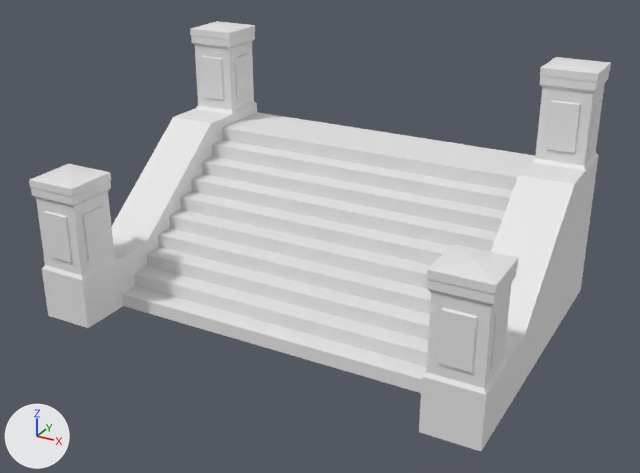
What one commit did to the FBX model Content/Game/Shapes/Stairs.FBX.
Rendered twice from a camera (50 mm lens) standing at (5.58, -10.21, 6.17) and looking at (0.1, -0.24, 1.18). Lighting does not change. The marker at lower left points along +X, +Y and +Z. Objects named as collision shapes, trigger or cutter boxes, shadow casters or lower levels of detail are left out. Where no turn or scale is listed for an object, it has been applied to the vertices. Vertices at the same position are counted once.

Objects in the first picture: 'Stairs'.
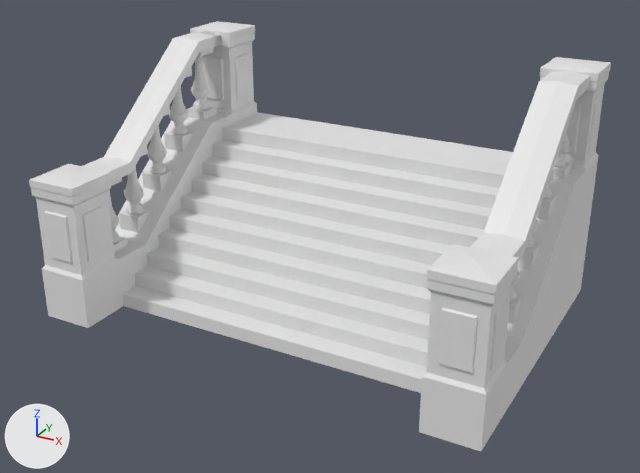
Diff of the bpy script that builds the scene:
```diff
--- a/Content/Game/Shapes/Stairs.FBX.py
+++ b/Content/Game/Shapes/Stairs.FBX.py
@@ me_mesh @@
 # used by ob_stairs; location = (0.0, 0.0, 0.0)
-me_mesh.from_pydata(...)  # 346 vertices, 628 faces; spans x -3.26..3.25, y -2.25..2.25, z 0.0..3.52
+me_mesh.from_pydata(...)  # 9566 vertices, 18940 faces; spans x -3.26..3.25, y -2.25..2.25, z 0.0..3.52
+# me_mesh part 1: a new loose piece, a box spanning x -3.08..-2.72, y -1.38..-1.03, z 0.51..0.86
+# me_mesh part 2: the loose piece of 8 vertices spanning x -2.5..2.5, y -1.2..1.49, z 0.2..0.4 is copied, and the copy is scaled about its middle by (0.07, 0.13, 0.848), then moved by (-2.9, -1.34, 1.54); it spans x -3.08..-2.72, y -1.38..-1.03, z 1.76..1.93
+# me_mesh part 3: a new loose piece, a box spanning x -3.08..-2.72, y -0.78..-0.43, z 0.74..1.09
+# me_mesh part 4: a new loose piece, a box spanning x -3.08..-2.72, y -0.18..0.17, z 1.21..1.56
+# me_mesh part 5: a new loose piece, a box spanning x -3.08..-2.72, y 0.42..0.77, z 1.67..2.02
+# me_mesh part 6: a new loose piece, a box spanning x -3.08..-2.72, y 1.02..1.37, z 1.92..2.27
+# me_mesh part 7: a new loose piece, a box spanning x -3.08..-2.72, y 1.02..1.37, z 3.17..3.32
+# me_mesh part 8: a new loose piece, a box spanning x 2.72..3.08, y -0.78..-0.43, z 0.74..1.09
+# me_mesh part 9: a new loose piece, a box spanning x 2.72..3.08, y -0.18..0.17, z 1.21..1.56
+# me_mesh part 10: a new loose piece, a box spanning x 2.72..3.08, y 0.42..0.77, z 1.67..2.02
+# me_mesh part 11: a new loose piece, a box spanning x 2.72..3.08, y 1.02..1.37, z 1.92..2.27
+# me_mesh part 12: 4554 vertices added at x -3.15..-2.65, y -1.52..1.51, z 0.85..3.47
+# me_mesh part 13: 4554 vertices added at x 2.65..3.15, y -1.52..1.51, z 0.85..3.47
+# me_mesh part 14: the surface is now shaded smooth
@@ me_mesh_013 @@
+me_mesh_013.from_pydata([(-0.25, -0.1, 0.0), (0.25, -0.1, 0.0), (-0.25, 0.1, 0.0), (0.25, 0.1, 0.0), (0.0, -0.1, 0.2), (0.25, -0.1, 0.164), (-0.25, 0.1, 0.164), (0.25, 0.1, 0.164), (-0.25, -0.1, 0.164), (0.0, 0.1, 0.2)], [], [(0, 2, 3), (3, 1, 0), (0, 1, 5), (4, 8, 0), (1, 3, 7), (7, 5, 1), (3, 2, 6), (9, 7, 3), (2, 0, 8), (8, 6, 2), (4, 5, 9), (7, 9, 5), (8, 4, 6), (9, 6, 4), (0, 5, 4), (3, 6, 9)])
@@ ob_box003 @@
+ob_box003 = bpy.data.objects.new('Box003', me_mesh_013)
+ob_box003.location = (-2.9, 1.41, 3.27)
```

Where the change shows, as pixel boxes (x1, y1, x2, y2) in the pictures (640 x 473 px):
'Box003', added: after (190, 31, 222, 47)
part 1 of me_mesh, added: after (113, 236, 128, 252)
part 2 of me_mesh, added: after (111, 178, 122, 186)
part 3 of me_mesh, added: after (119, 209, 150, 233)
part 4 of me_mesh, added: after (142, 169, 173, 191)
part 5 of me_mesh, added: after (164, 131, 194, 152)
part 6 of me_mesh, added: after (186, 106, 217, 119)
part 7 of me_mesh, added: after (198, 48, 214, 56)
part 8 of me_mesh, added: after (508, 294, 523, 324)
part 9 of me_mesh, added: after (518, 243, 540, 271)
part 10 of me_mesh, added: after (536, 194, 557, 220)
part 11 of me_mesh, added: after (553, 162, 571, 179)
part 12 of me_mesh, added: after (83, 31, 222, 243)
part 13 of me_mesh, added: after (470, 71, 590, 301)
